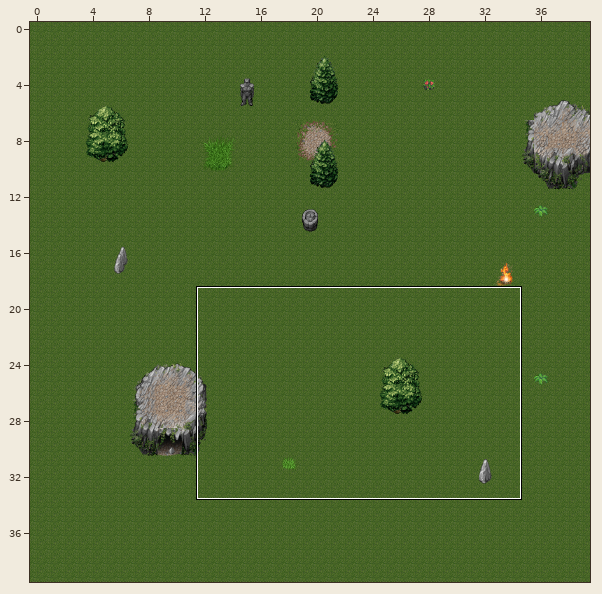
An edit to a level. Tiled map (JSON), src/assets/maps/mountains1.json. The picture above shows the old version from afar; the outline marks the close-up.
Close-up. Before:
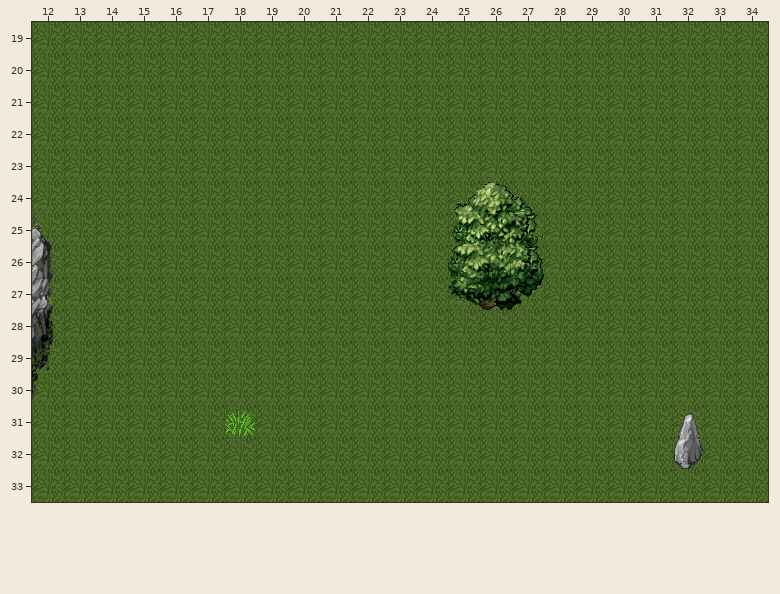
Cells are 32x32 px. Shown: x 12..34, y 19..33.
And afterwards:
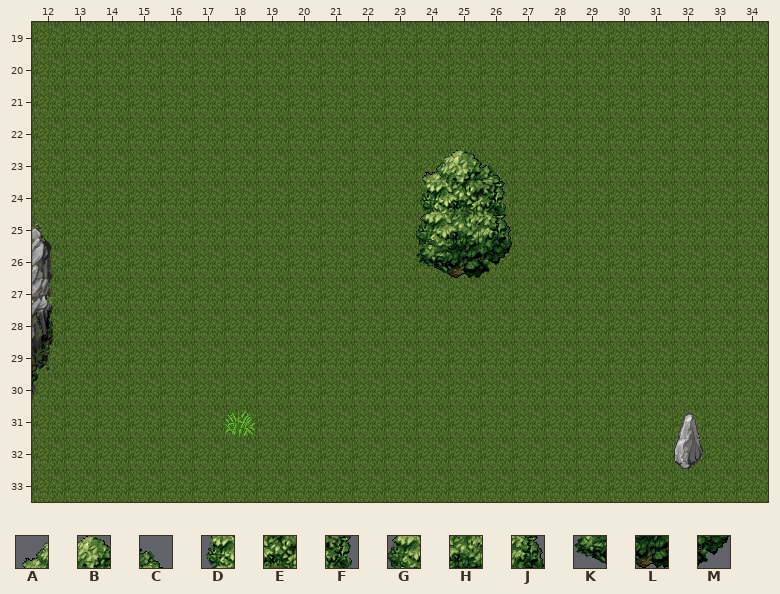
Key: from "mountain": A 196, B 197, C 198, D 212, E 213, F 214, G 228, H 229, J 230, K 244, L 245, M 246.
_ is an empty cell.
The edit:
Layer "background-2":
Tile A is gone in row 24 at x 25.
Tile B is gone in row 24 at x 26.
Tile C is gone in row 24 at x 27.
Tile D is gone in row 25 at x 25.
Tile E is gone in row 25 at x 26.
Tile F is gone in row 25 at x 27.
Tile G is gone in row 26 at x 25.
Tile H is gone in row 26 at x 26.
Tile J is gone in row 26 at x 27.
Tile K is gone in row 27 at x 25.
Tile L is gone in row 27 at x 26.
Tile M is gone in row 27 at x 27.
Layer "foreground":
The author put tile A in row 23 at x 24.
The author put tile B in row 23 at x 25.
The author put tile C in row 23 at x 26.
The author put tile D in row 24 at x 24.
The author put tile E in row 24 at x 25.
The author put tile F in row 24 at x 26.
The author put tile G in row 25 at x 24.
The author put tile H in row 25 at x 25.
The author put tile J in row 25 at x 26.
The author put tile K in row 26 at x 24.
The author put tile L in row 26 at x 25.
The author put tile M in row 26 at x 26.
